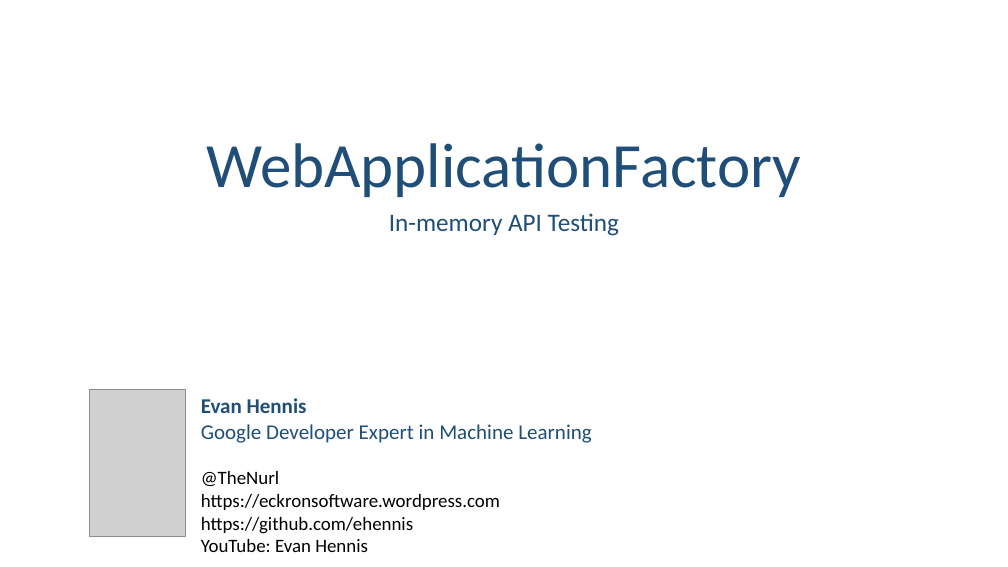
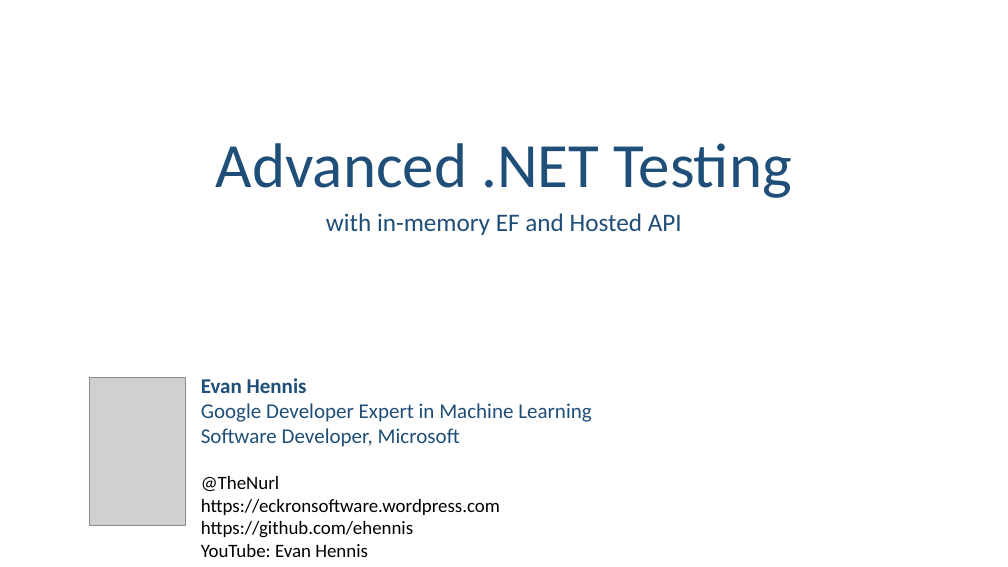
Before and after one commit to ehennis/Blog, a slide deck: slide 1 of WebApplicationFactory/NebraskaCode.pptx. Drawn at 1008x567 pixels with LibreOffice and Linux fonts; fonts in the diff are those of the drawing; grey boxes stand for pictures. Boxes give left, top, right and bottom in pixels: in the first picture for what was removed or moved away, otherwise in the second. Text is boxed around its words. In the diff, an @@ line names an element or a change of style, - is before the commit and + after.

```diff
--- a/WebApplicationFactory/NebraskaCode.pptx
+++ b/WebApplicationFactory/NebraskaCode.pptx
@@ title at (x1=216, y1=143, x2=792, y2=198): text changed @@
-WebApplicationFactory
+Advanced .NET Testing
@@ subtitle at (x1=326, y1=213, x2=682, y2=235): text changed @@
-In-memory API Testing
+with in-memory EF and Hosted API
@@ picture moved from (x1=90, y1=389, x2=186, y2=537) to (x1=90, y1=378, x2=186, y2=526) @@
@@ text "Evan Hennis" moved from (x1=201, y1=398, x2=591, y2=552) to (x1=201, y1=378, x2=591, y2=557) @@
@@ text at (x1=201, y1=428, x2=460, y2=447): paragraph added @@
+Software Developer, Microsoft
```
Also in this commit, not shown: 6 other slides changed, 3 other files.
